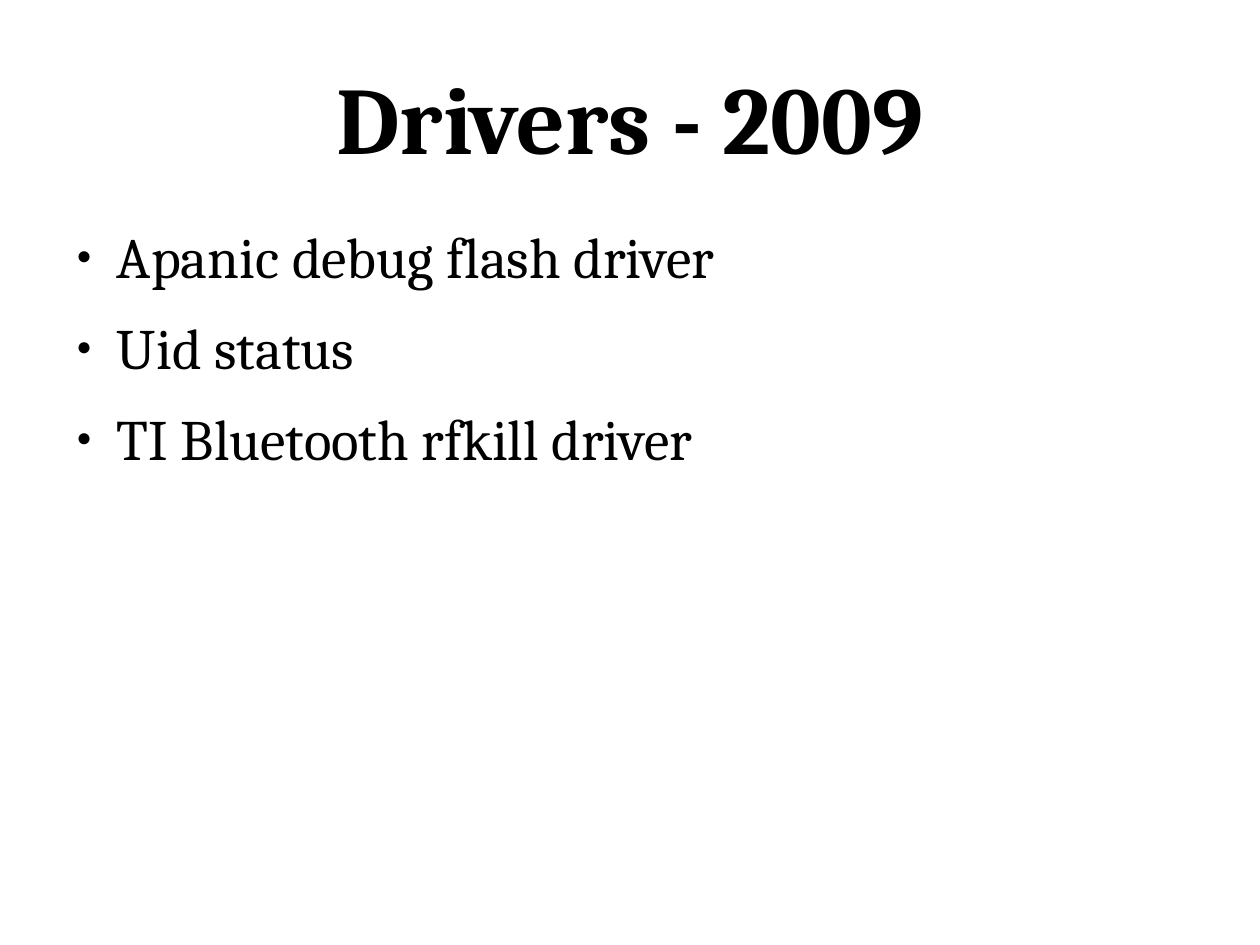
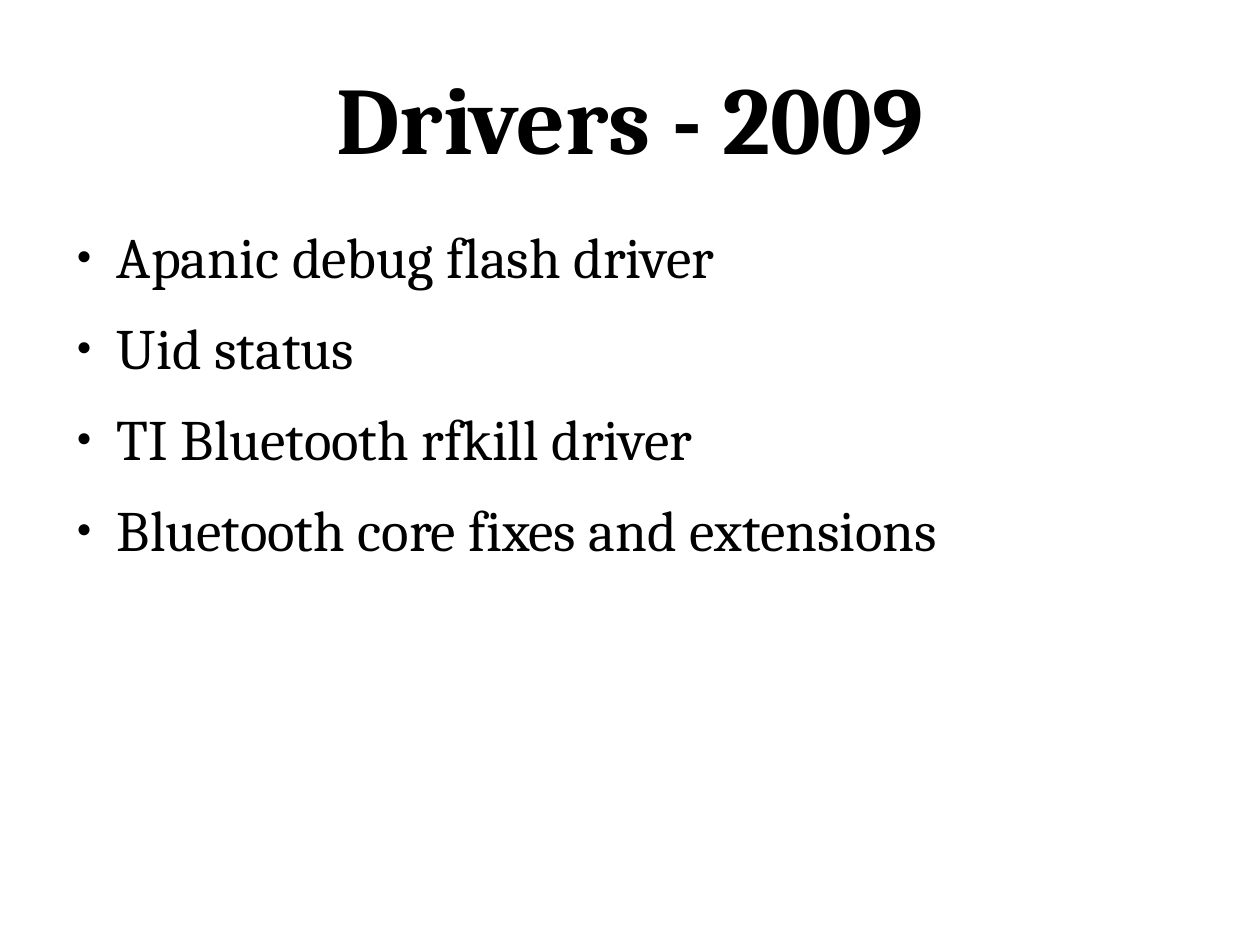
Before and after one commit to gregkh/android-presentation, a slide deck: slide 20 of android-kernel.odp. Drawn at 1260x945 pixels with LibreOffice and Linux fonts; fonts in the diff are those of the drawing. Boxes give left, top, right and bottom in pixels: in the first picture for what was removed or moved away, otherwise in the second. Text is boxed around its words. In the diff, an @@ line names an element or a change of style, - is before the commit and + after.

Commit message:
forgot bluetooth core changes

```diff
--- a/android-kernel.odp
+++ b/android-kernel.odp
@@ text at box(117, 510, 937, 552): paragraph added @@
+● Bluetooth core fixes and extensions
```
Also in this commit, not shown: 1 other file.
